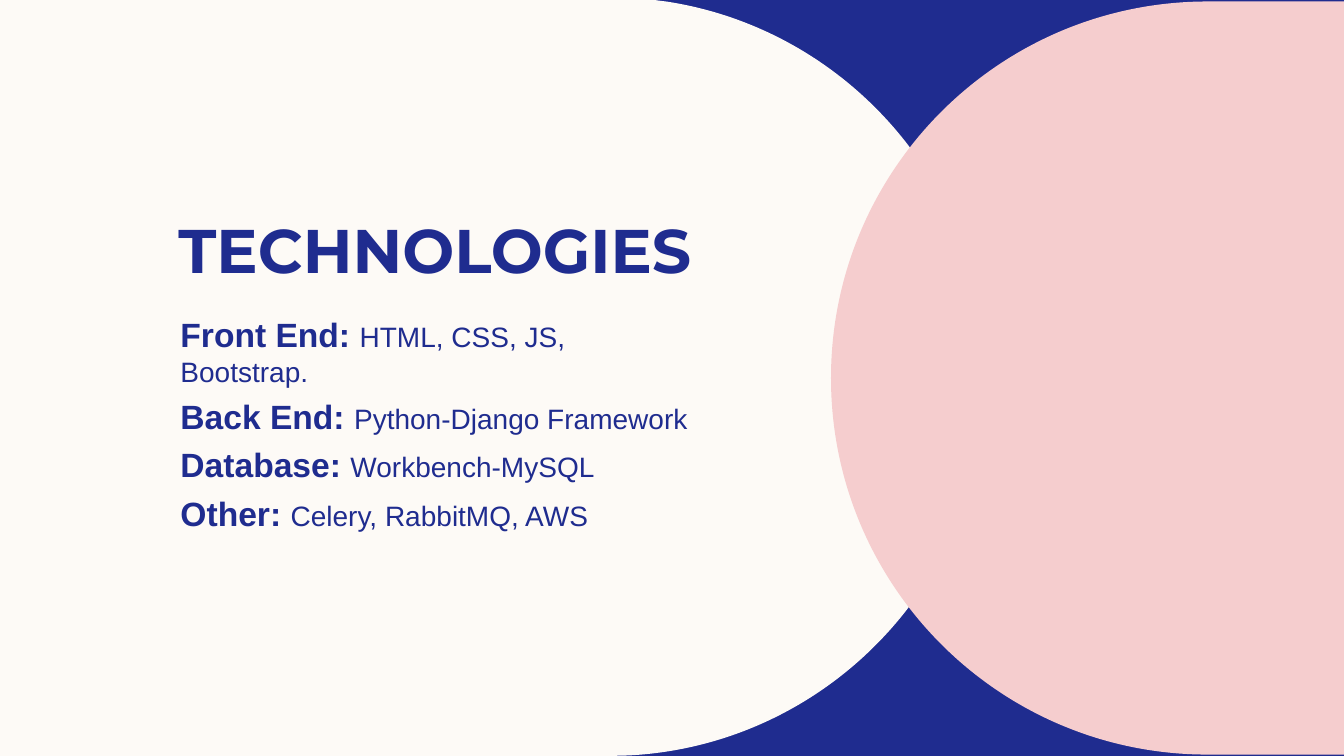
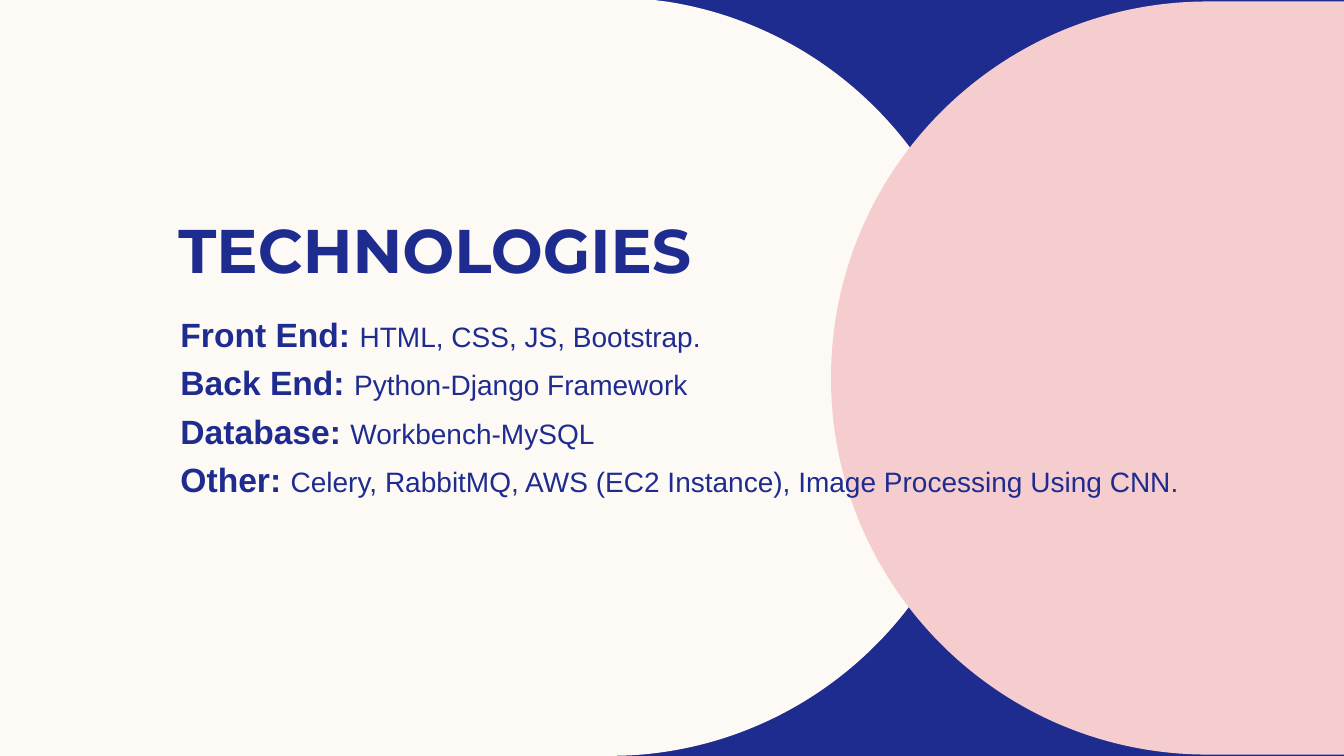
Before and after one commit to mohdashiqpe/Main-Project, a slide deck: slide 8 of Documents/Z Store.pptx (slide 7 before the commit). Drawn at 1344x756 pixels with LibreOffice and Linux fonts; fonts in the diff are those of the drawing; background and template pictures are left out. Boxes give left, top, right and bottom in pixels: in the first picture for what was removed or moved away, otherwise in the second. Text is boxed around its words. In the diff, an @@ line names an element or a change of style, - is before the commit and + after.

```diff
--- a/Documents/Z Store.pptx
+++ b/Documents/Z Store.pptx
@@ subtitle at (x1=180, y1=467, x2=1179, y2=497): text changed @@
-Other: Celery, RabbitMQ, AWS
+Other: Celery, RabbitMQ, AWS (EC2 Instance), Image Processing Using CNN.
```
Also in this commit, not shown: 5 other slides changed, 1 slide added, 49 other files.
